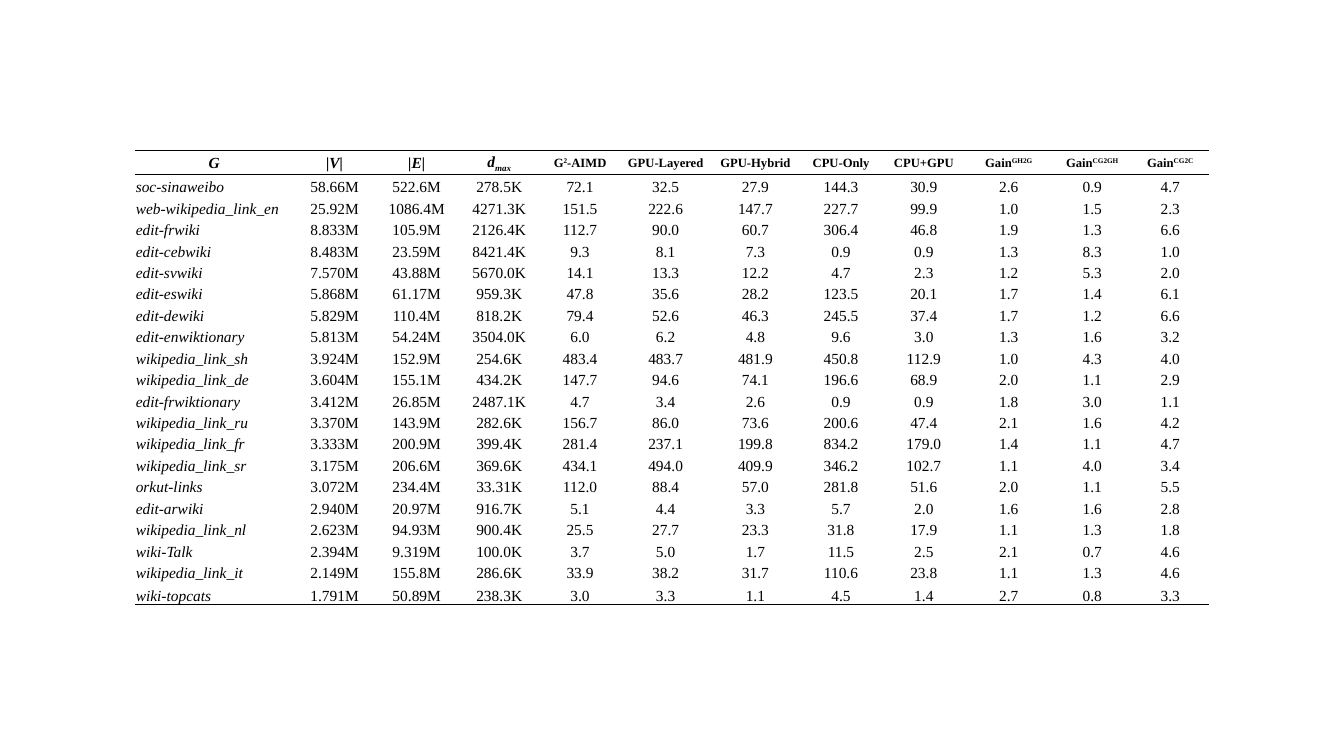
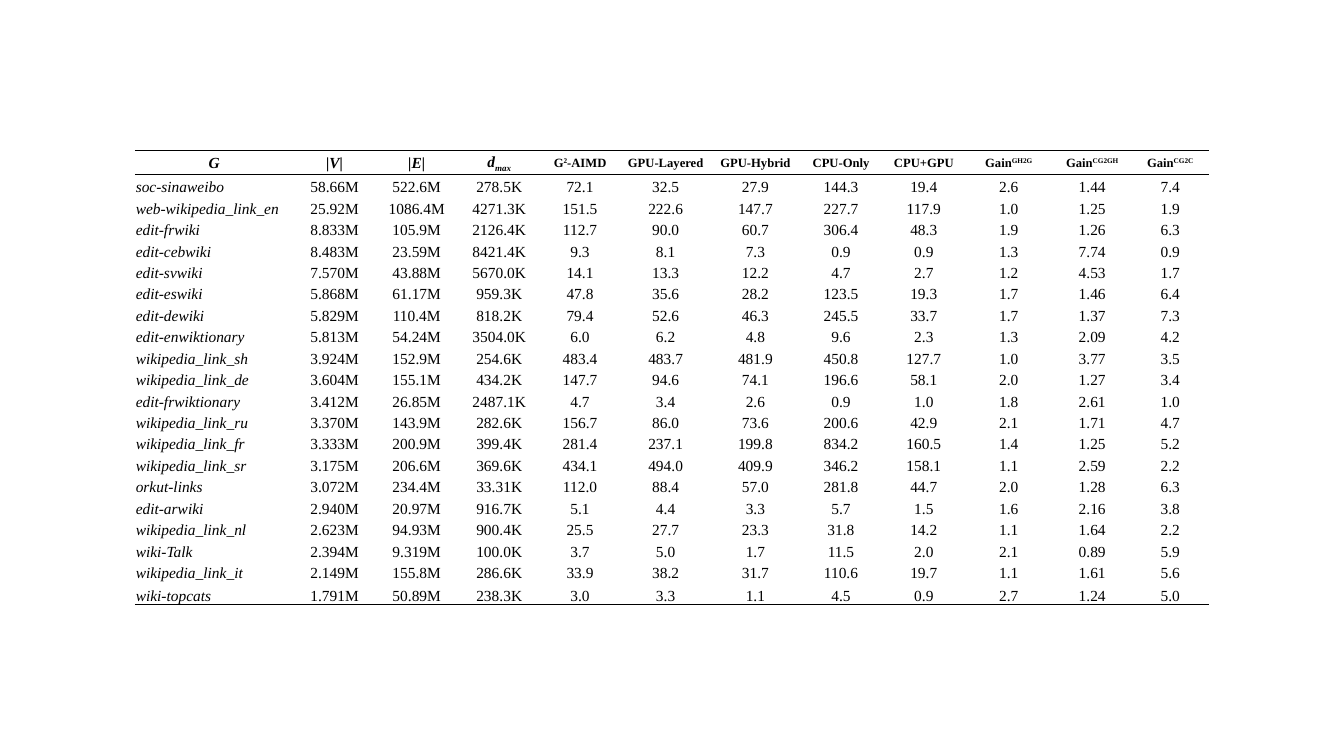
Before and after one commit to akhlaqueak/G-ThinkerCG, a slide deck: slide 2 of results-tables.pptx. Drawn at 1344x756 pixels with LibreOffice and Linux fonts; fonts in the diff are those of the drawing. Boxes give left, top, right and bottom in pixels: in the first picture for what was removed or moved away, otherwise in the second. Text is boxed around its words. In the diff, an @@ line names an element or a change of style, - is before the commit and + after.

```diff
--- a/results-tables.pptx
+++ b/results-tables.pptx
@@ table at box(135, 151, 1211, 608) @@
-row 2: soc-sinaweibo | 58.66M | 522.6M | 278.5K | 72.1 | 32.5 | 27.9 | 144.3 | 30.9 | 2.6 | 0.9 | 4.7
+row 2: soc-sinaweibo | 58.66M | 522.6M | 278.5K | 72.1 | 32.5 | 27.9 | 144.3 | 19.4 | 2.6 | 1.44 | 7.4
-row 3: web-wikipedia_link_en | 25.92M | 1086.4M | 4271.3K | 151.5 | 222.6 | 147.7 | 227.7 | 99.9 | 1.0 | 1.5 | 2.3
+row 3: web-wikipedia_link_en | 25.92M | 1086.4M | 4271.3K | 151.5 | 222.6 | 147.7 | 227.7 | 117.9 | 1.0 | 1.25 | 1.9
-row 4: edit-frwiki | 8.833M | 105.9M | 2126.4K | 112.7 | 90.0 | 60.7 | 306.4 | 46.8 | 1.9 | 1.3 | 6.6
+row 4: edit-frwiki | 8.833M | 105.9M | 2126.4K | 112.7 | 90.0 | 60.7 | 306.4 | 48.3 | 1.9 | 1.26 | 6.3
-row 5, column 11: 8.3
+row 5, column 11: 7.74
-row 5, column 12: 1.0
+row 5, column 12: 0.9
-row 6: edit-svwiki | 7.570M | 43.88M | 5670.0K | 14.1 | 13.3 | 12.2 | 4.7 | 2.3 | 1.2 | 5.3 | 2.0
+row 6: edit-svwiki | 7.570M | 43.88M | 5670.0K | 14.1 | 13.3 | 12.2 | 4.7 | 2.7 | 1.2 | 4.53 | 1.7
-row 7: edit-eswiki | 5.868M | 61.17M | 959.3K | 47.8 | 35.6 | 28.2 | 123.5 | 20.1 | 1.7 | 1.4 | 6.1
+row 7: edit-eswiki | 5.868M | 61.17M | 959.3K | 47.8 | 35.6 | 28.2 | 123.5 | 19.3 | 1.7 | 1.46 | 6.4
-row 8: edit-dewiki | 5.829M | 110.4M | 818.2K | 79.4 | 52.6 | 46.3 | 245.5 | 37.4 | 1.7 | 1.2 | 6.6
+row 8: edit-dewiki | 5.829M | 110.4M | 818.2K | 79.4 | 52.6 | 46.3 | 245.5 | 33.7 | 1.7 | 1.37 | 7.3
-row 9: edit-enwiktionary | 5.813M | 54.24M | 3504.0K | 6.0 | 6.2 | 4.8 | 9.6 | 3.0 | 1.3 | 1.6 | 3.2
+row 9: edit-enwiktionary | 5.813M | 54.24M | 3504.0K | 6.0 | 6.2 | 4.8 | 9.6 | 2.3 | 1.3 | 2.09 | 4.2
-row 10: wikipedia_link_sh | 3.924M | 152.9M | 254.6K | 483.4 | 483.7 | 481.9 | 450.8 | 112.9 | 1.0 | 4.3 | 4.0
+row 10: wikipedia_link_sh | 3.924M | 152.9M | 254.6K | 483.4 | 483.7 | 481.9 | 450.8 | 127.7 | 1.0 | 3.77 | 3.5
-row 11: wikipedia_link_de | 3.604M | 155.1M | 434.2K | 147.7 | 94.6 | 74.1 | 196.6 | 68.9 | 2.0 | 1.1 | 2.9
+row 11: wikipedia_link_de | 3.604M | 155.1M | 434.2K | 147.7 | 94.6 | 74.1 | 196.6 | 58.1 | 2.0 | 1.27 | 3.4
-row 12: edit-frwiktionary | 3.412M | 26.85M | 2487.1K | 4.7 | 3.4 | 2.6 | 0.9 | 0.9 | 1.8 | 3.0 | 1.1
+row 12: edit-frwiktionary | 3.412M | 26.85M | 2487.1K | 4.7 | 3.4 | 2.6 | 0.9 | 1.0 | 1.8 | 2.61 | 1.0
-row 13: wikipedia_link_ru | 3.370M | 143.9M | 282.6K | 156.7 | 86.0 | 73.6 | 200.6 | 47.4 | 2.1 | 1.6 | 4.2
+row 13: wikipedia_link_ru | 3.370M | 143.9M | 282.6K | 156.7 | 86.0 | 73.6 | 200.6 | 42.9 | 2.1 | 1.71 | 4.7
-row 14: wikipedia_link_fr | 3.333M | 200.9M | 399.4K | 281.4 | 237.1 | 199.8 | 834.2 | 179.0 | 1.4 | 1.1 | 4.7
+row 14: wikipedia_link_fr | 3.333M | 200.9M | 399.4K | 281.4 | 237.1 | 199.8 | 834.2 | 160.5 | 1.4 | 1.25 | 5.2
-row 15: wikipedia_link_sr | 3.175M | 206.6M | 369.6K | 434.1 | 494.0 | 409.9 | 346.2 | 102.7 | 1.1 | 4.0 | 3.4
+row 15: wikipedia_link_sr | 3.175M | 206.6M | 369.6K | 434.1 | 494.0 | 409.9 | 346.2 | 158.1 | 1.1 | 2.59 | 2.2
-row 16: orkut-links | 3.072M | 234.4M | 33.31K | 112.0 | 88.4 | 57.0 | 281.8 | 51.6 | 2.0 | 1.1 | 5.5
+row 16: orkut-links | 3.072M | 234.4M | 33.31K | 112.0 | 88.4 | 57.0 | 281.8 | 44.7 | 2.0 | 1.28 | 6.3
-row 17: edit-arwiki | 2.940M | 20.97M | 916.7K | 5.1 | 4.4 | 3.3 | 5.7 | 2.0 | 1.6 | 1.6 | 2.8
+row 17: edit-arwiki | 2.940M | 20.97M | 916.7K | 5.1 | 4.4 | 3.3 | 5.7 | 1.5 | 1.6 | 2.16 | 3.8
-row 18: wikipedia_link_nl | 2.623M | 94.93M | 900.4K | 25.5 | 27.7 | 23.3 | 31.8 | 17.9 | 1.1 | 1.3 | 1.8
+row 18: wikipedia_link_nl | 2.623M | 94.93M | 900.4K | 25.5 | 27.7 | 23.3 | 31.8 | 14.2 | 1.1 | 1.64 | 2.2
-row 19: wiki-Talk | 2.394M | 9.319M | 100.0K | 3.7 | 5.0 | 1.7 | 11.5 | 2.5 | 2.1 | 0.7 | 4.6
+row 19: wiki-Talk | 2.394M | 9.319M | 100.0K | 3.7 | 5.0 | 1.7 | 11.5 | 2.0 | 2.1 | 0.89 | 5.9
-row 20: wikipedia_link_it | 2.149M | 155.8M | 286.6K | 33.9 | 38.2 | 31.7 | 110.6 | 23.8 | 1.1 | 1.3 | 4.6
+row 20: wikipedia_link_it | 2.149M | 155.8M | 286.6K | 33.9 | 38.2 | 31.7 | 110.6 | 19.7 | 1.1 | 1.61 | 5.6
-row 21: wiki-topcats | 1.791M | 50.89M | 238.3K | 3.0 | 3.3 | 1.1 | 4.5 | 1.4 | 2.7 | 0.8 | 3.3
+row 21: wiki-topcats | 1.791M | 50.89M | 238.3K | 3.0 | 3.3 | 1.1 | 4.5 | 0.9 | 2.7 | 1.24 | 5.0
```
Also in this commit, not shown: 6 other slides changed, 25 other files.
